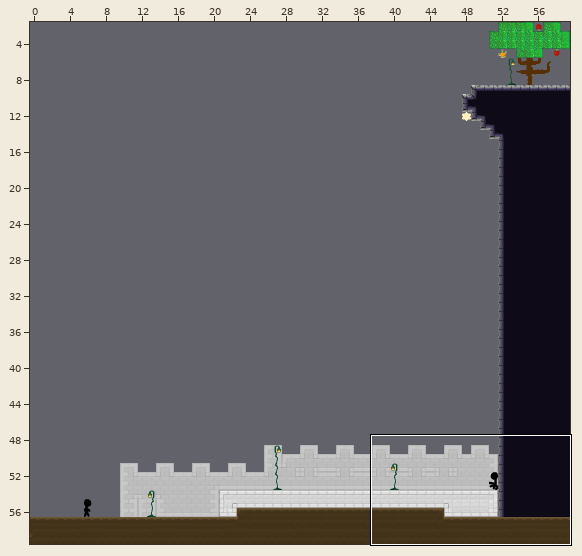
An edit to a level. Tiled map, Assets/maps/HubRooms/4 - Courtyard/Wall-D4.tmx. The picture above shows the old version from afar; the outline marks the close-up.
Close-up. Earlier state:
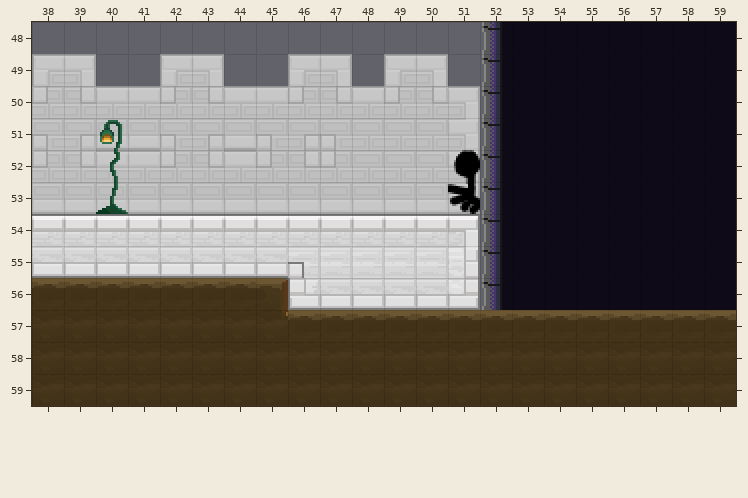
Cells are 16x16 px. Shown: x 38..59, y 48..59. The commit also changed other parts of the map, which this record leaves out.
Once edited:
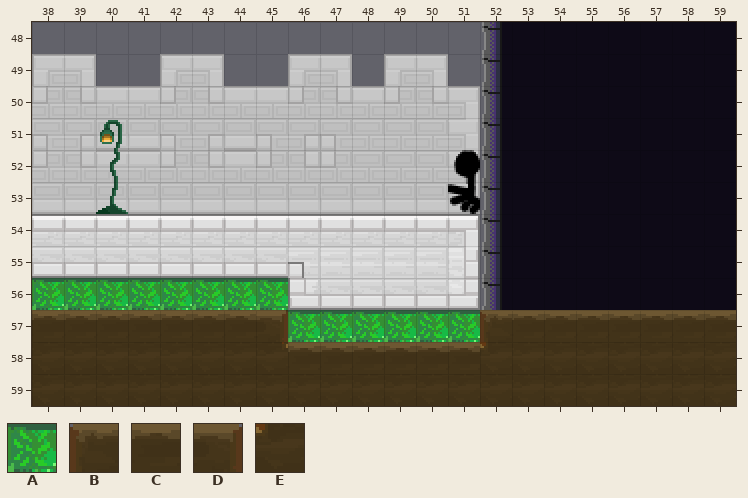
Key: from "decorative_props": A 49; from "dirt_block": B 0, C 1, D 2, E 3.
_ is an empty cell.
From old to new:
Layer "foreground":
Tile A is added in row 56 at x 38 to 45; in row 57 at x 46 to 51.
Tile B is added in row 57 at x 52.
Tile C is added in row 57 at x 38 to 44; in row 58 at x 46 to 51.
Tile D is added in row 57 at x 45.
Tile E is added in row 58 at x 52.
Pixel boxes of the changes (left, top, right, bottom) in both close-ups:
added: (32, 278, 512, 358)
